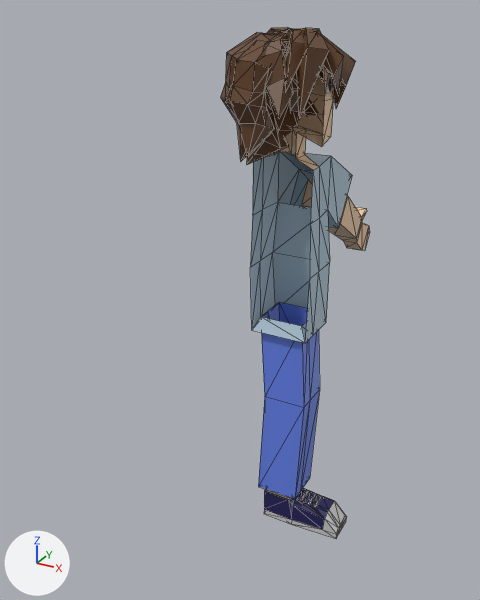
A saved change to the glTF model 3d models/gltf files/MAN animation breathing.glb.
Camera for both pictures: a 50 mm lens placed at (1.83, -3.9, 5.23), pointed at (-0.25, -0.12, 3.33). Every picture has the same lights, and +X, +Y and +Z are marked at lower left. Mesh edges are drawn as thin lines. Where no turn or scale is listed for an object, it has been applied to the vertices. Vertices at the same position are counted once.
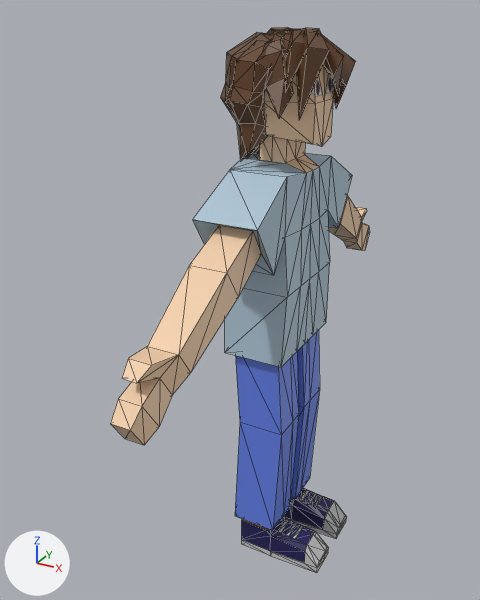
Edits to the bpy script that builds the scene:
```text
Change me_cube_001:
    used by ob_cube; location = (0.0, 0.0, 1.361)
    remove me_cube_001.from_pydata(...)  # 174 vertices, 325 faces; spans x -0.24..0.52, y 0.0..1.78, z -0.05..3.75
    add me_cube_001.from_pydata(...)  # 327 vertices, 650 faces; spans x -0.24..0.52, y -1.78..1.78, z -0.05..3.75
    me_cube_001 part 1
    96 vertices are added at x -0.23..0.52, y -1.78..-0.08, z -0.05..3.73
    14 new vertices lie (0.0, -0.15, 0.0) away from vertices in x -0.24..0.27, y 0.0, z 1.69..3.37
    9 new vertices lie (0.0, 0.04, 0.0) away from vertices in x 0.13..0.52, y -0.16, z 0.05..0.19
    8 new vertices lie (0.0, -0.12, 0.0) away from vertices in x 0.13..0.52, y -0.16, z 0.05..0.19
    9 new vertices lie (0.0, 0.0, 0.05) away from vertices in x -0.12..0.52, y -0.31..-0.08, z -0.03..0.19
    5 new vertices lie (0.0, 0.0, 0.04) away from vertices in x -0.13..0.13, y -0.31..-0.08, z -0.05
    6 new vertices lie (0.0, 0.19, 0.0) away from vertices in x -0.16..0.21, y -0.35, z 0.24..1.79
    6 new vertices lie (0.0, 0.11, 0.0) away from vertices in x -0.16..0.21, y -0.16, z 0.24..1.79
    102 new faces join them, mat_material_001 (beige #f2ceaa)
    63 new faces join them, mat_material_002 (blue #afc6d7)
    36 new faces join them, mat_material_003 (blue #6581e7)
    50 new faces join them, mat_material_004 (dark blue #1f1a57)
    52 new faces join them, mat_material_005 (light grey #c9c9c9)
    18 new faces join them, mat_material_006 (brown #634125)
    4 new faces join them, mat_material_011 (picture img_frame_3)
```

What differs and where, as boxes (x1, y1, x2, y2) in the pictures (480 x 600 px):
'Cube', reshaped (116% wider, 7% taller)
    before: (250, 29, 370, 539)
    after: (110, 29, 370, 573)
part 1 of me_cube_001, added
    after: (110, 29, 329, 573)
